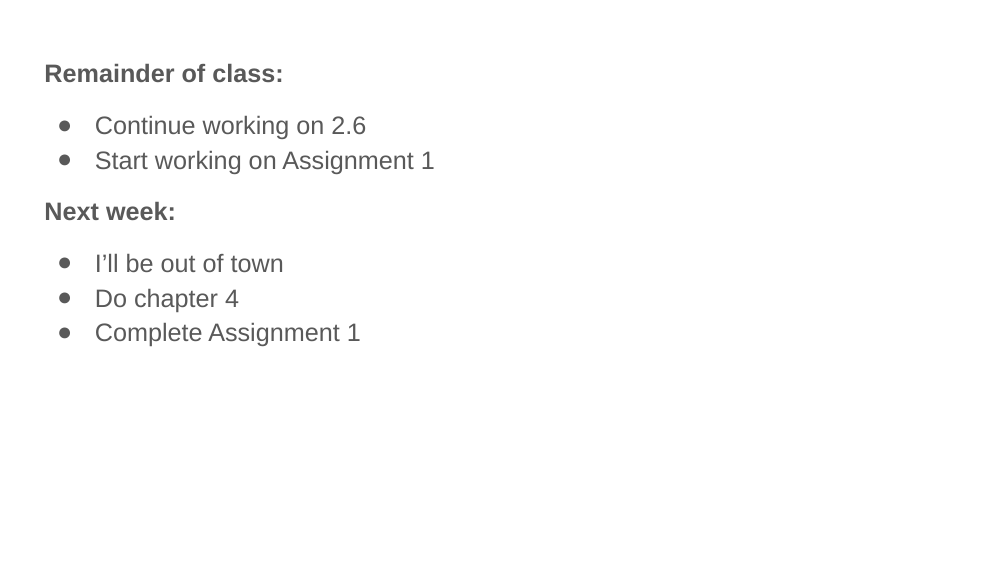
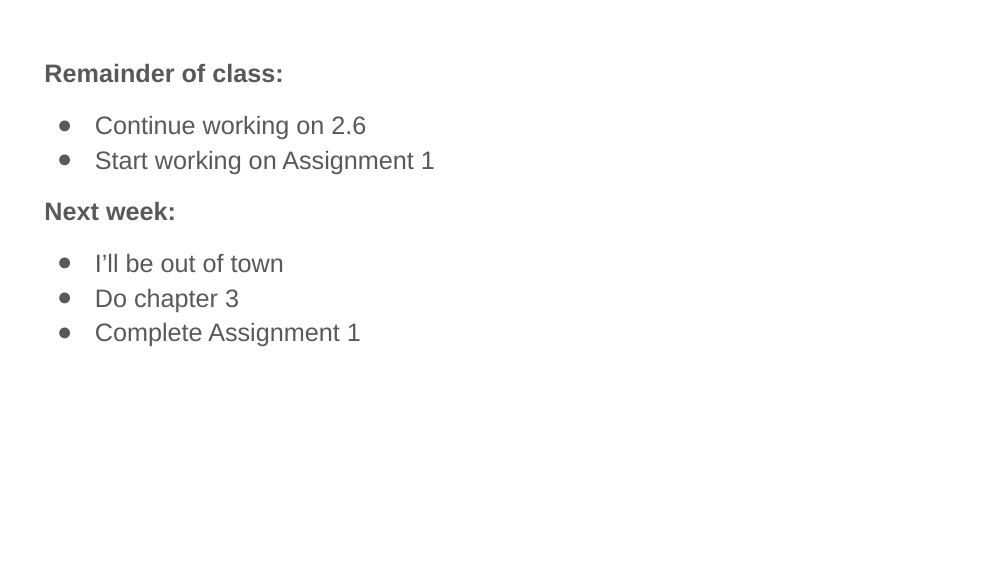
Before and after one commit to bmaitner/biometry_course, a slide deck: slide 12 of lectures/Lecture_06_exploratory_analyses_II.pptx. Drawn at 1008x567 pixels with LibreOffice and Linux fonts; fonts in the diff are those of the drawing. Boxes give left, top, right and bottom in pixels: in the first picture for what was removed or moved away, otherwise in the second. Text is boxed around its words. In the diff, an @@ line names an element or a change of style, - is before the commit and + after.

```diff
--- a/lectures/Lecture_06_exploratory_analyses_II.pptx
+++ b/lectures/Lecture_06_exploratory_analyses_II.pptx
@@ text at box(95, 288, 239, 312): text changed @@
-● Do chapter 4
+● Do chapter 3
```
Also in this commit, not shown: 1 other file.
